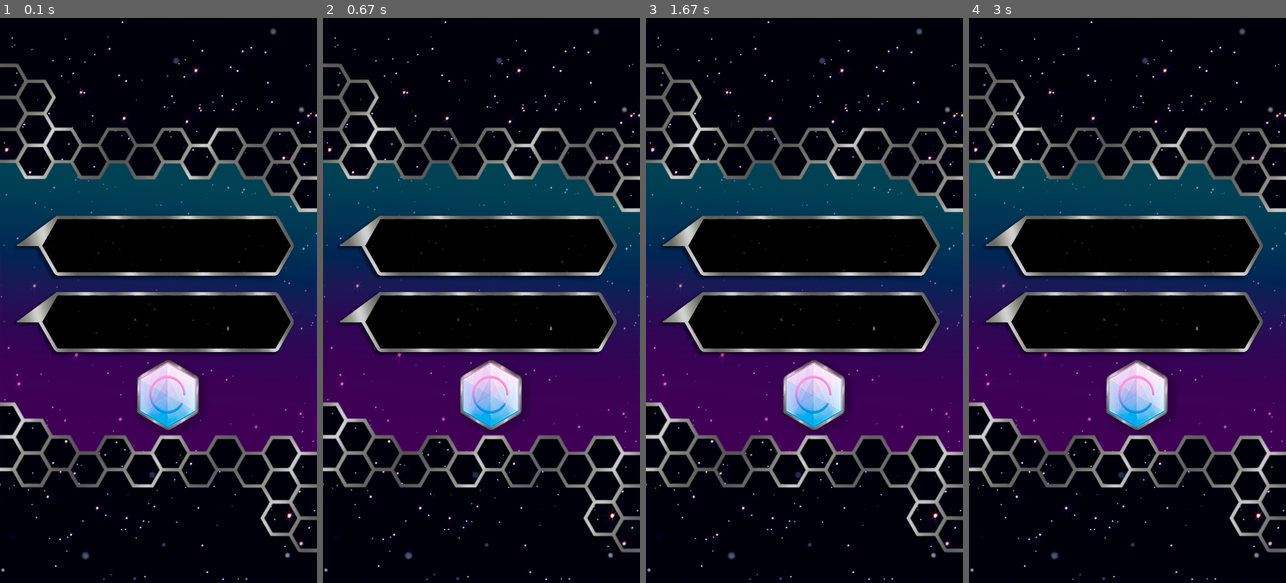
Above: before the commit, frames 1-4 (left to right).
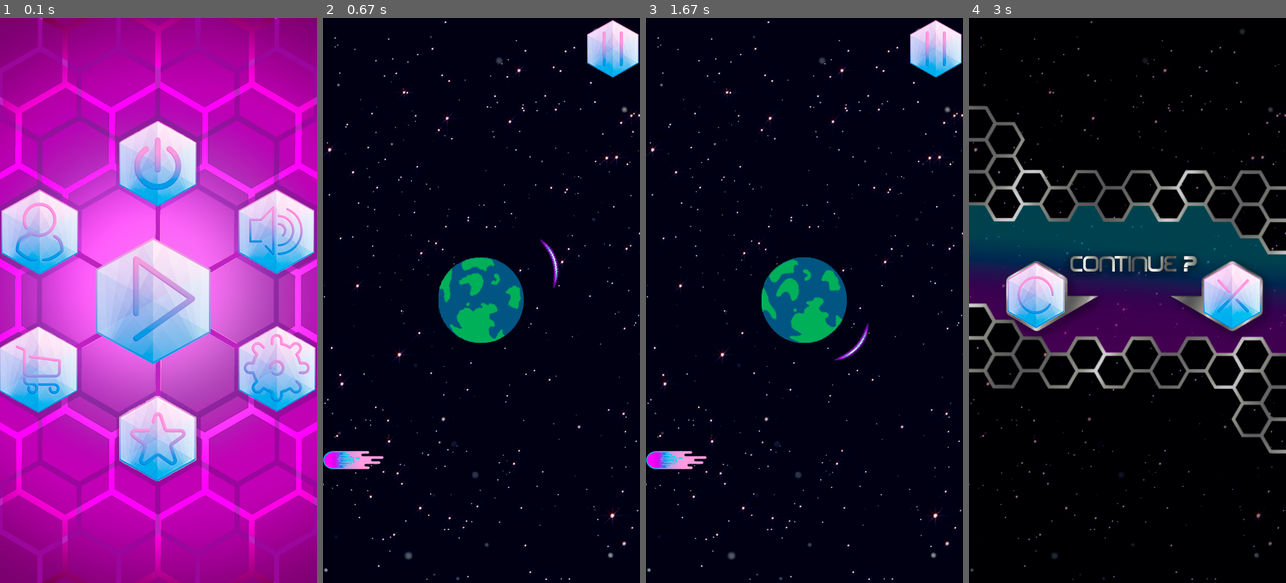
Above: after the commit, the same moments.

Repository: DualStream799/Hexon
Game: pygame game, started from Hexon_MainFile.py
Two runs of this game, one before a commit and one after it. Both use one fixed random seed, a clock stepped at 60 frames per second and the inputs below.
Inputs (mouse positions are in pixels of both pictures, inside the frame that each line leads up to):
- Up to frame 1 (0.1 s): no input
- Up to frame 2 (0.67 s): click (481, 300) at 0.38 s
- Up to frame 3 (1.67 s): hold D 0.67-1.13 s
- Up to frame 4 (3 s): hold A 1.67-2.2 s; tap Space at 2.67 s

The runs differ from the first frame. In frame 1, 100% of the frame differs, in the area x 0-100%, y 0-100%; in frame 2, 42%; in frame 3, 42%; in frame 4, 48%.

Commit message:
Collider bug fix. Collider class already blits image on screen, but Collider initial rotation is not working properly and Collider movimentation is off

Diff:
--- a/Hexon_MainFile.py
+++ b/Hexon_MainFile.py
@@ -90,6 +90,10 @@
 # number_9 = pygame.image.load(r'.\Images\Alphabet\number_9.png')
 
 # Special Characteres:
+# spec_char_period = pygame.image.load(r'.\Images\Alphabet\spec_char_period.png')
+# spec_char_underline = pygame.image.load(r'.\Images\Alphabet\spec_char_underline.png')
+# spec_char_at = pygame.image.load(r'.\Images\Alphabet\spec_char_at.png')
+# spec_char_hifen = pygame.image.load(r'.\Images\Alphabet\spec_char_hifen.png')
 
 
 # Cursor:
@@ -168,7 +172,7 @@
 cursor_purple = pygame.image.load(r'.\Images\Cursor\Barrier.png')
 
 # Colliders:
-fast_comet_original = pygame.image.load(r'.\Images\Colliders\fast_comet_original.png')
+fast_comet_original = pygame.image.load(r'.\Images\Colliders\fast_comet_original_small.png')
 
 
 # PowerUps:
@@ -265,34 +269,66 @@
 class Collider:
 	"""
 	"""
-	def __init__(self, image, orientation):
-		"""Loading all pre-set configurations for the class methods"""
+	def __init__(self, image, orientation, mode):
+		"""Loading all pre-set configurations for the class methods
+
+		Libraries importation required:
+		    - randint ( import random)
+		    - degrees ( import math )
+		    - atan    ( import math )
+		    - sin     ( import math )
+		    - cos     ( import math )
+
+		Parameters:
+			- image       (pygame.Surface)
+			- orientation (string)
+			- mode        (string)
+		"""
+		# Configurating recieved parameters:
+		self.image = image
 		self.orientation = orientation
-
+		self.mode = mode
+		# Orientation classification:
 		if self.orientation == 'h' or self.orientation == 'horizontal':
-			self.pos_x = 100
-#			self.pos_y = random.randint(1, display_width)
-			self.pos_y = 200
+			self.pos_x = 0
+			self.pos_y = random.randint(1, display_width)
 		if self.orientation == 'v' or self.orientation == 'vertical':
 			self.pos_x = random.randint(1, display_height)
 			self.pos_y = 0
 		# Rotation angle (used to rotate the image and make it pointing to the planets center)
 		self.angle = degrees(atan(self.pos_x/self.pos_y))
-		# Image load
-		self.image = image
-		# Image rotation
+
+		# Mode Classification:
+		if self.mode == 'n' or self.mode == 'normal':
+			self.speed = 10
+		if self.mode == 'f' or self.mode == 'fast':
+			self.speed = 15
+
+
+	def display(self):
+		"""Rotate image and show it on screen"""
 		self.rotated_collider = pygame.transform.rotate(self.image, self.angle)
-
-	def display(self):
-		"""Show the rotated image on screen"""
 		screen.blit(self.rotated_collider, (self.pos_x, self.pos_y))
+		print("({}, {})".format(self.pos_x, self.pos_y))
 
 	def update_pos(self):
-		self.pos_x += int(round(0))
-		self.pos_y += int(round(0))
-
-	def collide(self):
+		"""Update Collider position (generating movement)"""
+		delta_x = math.cos(self.angle)*self.speed
+		delta_y = math.sin(self.angle)*self.speed
+		self.pos_x += int(round(delta_x))
+		self.pos_y += int(round(delta_y))
+
+	def collision(self):
 		pass
+
+	def reset_pos(self):
+		if collision == True:
+			if self.orientation == 'h' or self.orientation == 'horizontal':
+				self.pos_x = 0
+				self.pos_y = random.randint(1, display_width)
+			if self.orientation == 'v' or self.orientation == 'vertical':
+				self.pos_x = random.randint(1, display_height)
+				self.pos_y = 0
 
 # Barrier Class (Object User controled):
 class Barrier:
@@ -332,23 +368,71 @@
 
 
 # Buttons:
-but_play_pos = [[int((display_height - 180)/2), int((display_width - 180)/2)],
-				[int((display_height + 165)/2), int((display_width + 180)/2)]]
-but_logoff_pos = [[169/450*int(display_height), 146/800*int(display_width)],
-				  [(169 + 109)/450*int(display_height), (146 + 120)/800*int(display_width)]]
-but_volon_pos = [[(338), (243)], [(338 + 106), (243 + 122)]]
-but_voloff_pos = [[(338), (243)], [(338 + 106), (243 + 122)]]
-but_profile_pos = [[(2)/450*int(display_height), (243)], [(2 + 109), (243 + 120)]]
-but_pause_pos = [[(375)/450*int(display_height), (3)/800*int(display_width)], [(375 + 73), (3 + 81)]]
-but_pause_yes_pos = [[(55)/450*int(display_height), (347)/800*int(display_width)], [(55 + 81), (347 + 92)]]
-but_pause_no_pos = [[(333)/450*int(display_height), (347)/800*int(display_width)], [(333 + 81), (347 + 93)]]
-but_star_pos = [[(169)/450*int(display_height), (535)/800*int(display_width)], [(169  + 110), (535 + 121)]]
-but_config_pos = [[(338)/450*int(display_height), (435)/800*int(display_width)], [(338  + 110), (435 + 121)]]
-but_store_pos = [[(-1)/450*int(display_height), (437)/800*int(display_width)], [(-1  + 110), (437 + 121)]]
-but_login_confirm = [[(198)/450*int(display_height), (488)/800*int(display_width)], [(198 + 81)/450*int(display_height), (488 + 92)]]
+but_play_pos = [[int((display_height - 180)/2),
+				 int((display_width - 180)/2)],
+				[int((display_height + 165)/2),
+				 int((display_width + 180)/2)]]
+
+but_logoff_pos = [[int(( 169 )/450*display_height),
+				   int(( 146 )/800*display_width)],
+				  [int(( 169 + 109 )/450*display_height),
+				   int(( 146 + 120 )/800*display_width)]]
+
+but_volon_pos = [[int(( 338 )/450*display_height),
+				  int(( 243 )/800*display_width)],
+				 [int(( 338 + 106 )/450*display_height),
+				  int(( 243 + 122 )/800*display_width)]]
+
+but_voloff_pos = [[int(( 338 )/450*display_height),
+  				   int(( 243 )/800*display_width)],
+				  [int(( 338 + 106 )/450*display_height),
+				   int(( 243 + 122 )/800*display_width)]]
+
+but_profile_pos = [[int(( 2 )/450*display_height),
+				    int(( 243 )/800*display_width)],
+				   [int(( 2 + 109 )/450*display_height),
+				    int(( 243 + 120 )/800*display_width)]]
+
+but_pause_pos = [[int(( 375 )/450*display_height),
+				  int(( 3 )/800*display_width)],
+				 [int(( 375 + 73 )/450*display_height),
+				  int(( 3 + 81 )/800*display_width)]]
+
+but_pause_yes_pos = [[int(( 55 )/450*display_height),
+					  int(( 347 )/800*display_width)],
+					 [int(( 55 + 81 )/450*display_height),
+					  int(( 347 + 92 )/800*display_width)]]
+
+but_pause_no_pos = [[int(( 333 )/450*display_height),
+					 int(( 347 )/800*display_width)],
+				    [int(( 333 + 81 )/450*display_height),
+				     int(( 347 + 93 )/800*display_width)]]
+
+but_star_pos = [[int(( 169 )/450*display_height),
+				 int(( 535 )/800*display_width)],
+			    [int(( 169  + 110 )/450*display_height),
+			     int(( 535 + 121 )/800*display_width)]]
+
+but_config_pos = [[int(( 338 )/450*display_height),
+				   int(( 435 )/800*display_width)],
+				  [int(( 338  + 110 )/450*display_height),
+				   int(( 435 + 121 )/800*display_width)]]
+
+but_store_pos = [[int((-1)/450*display_height),
+				  int((437)/800*display_width)],
+				 [int((-1  + 110)/450*display_height),
+				  int((437 + 121)/800*display_width)]]
+
+but_login_confirm = [[int((198)/450*display_height),
+					  int((488)/800*display_width)],
+					 [int((198 + 81)/450*display_height),
+					  int((488 + 92)/800*display_width)]]
 
 # Planets:
-planet_pos = [[int((display_height - 121)/2), int((display_width - 121)/2)], [int((display_height + 121)/2), int((display_width + 121)/2)]]
+planet_pos = [[int((display_height - 121)/2),
+			   int((display_width - 121)/2)],
+			  [int((display_height + 121)/2),
+			   int((display_width + 121)/2)]]
 
 # Barrier X axis:
 cursor_x_pos = orbital_trajectory(117)[:, 0] + int((display_height - 121)/2)
@@ -851,7 +935,7 @@
 	index_barrier_pos = 0
 	barrier_runner = True
 	# Colliders pre-settings:
-	coll00 = Collider(fast_comet_original, 'h')
+	coll00 = Collider(fast_comet_original, 'h', 'n')
 #	coll01 = Collider(fast_comet_original, 'h')
 #	coll02 = Collider(fast_comet_original, 'h')
 #	coll03 = Collider(fast_comet_original, 'h')
@@ -872,6 +956,7 @@
 		screen.blit(planet_original, (planet_pos[0][0], planet_pos[0][1]))
 		screen.blit(rotating_planet, (planet_pos[0][0], planet_pos[0][1]))
 		screen.blit(rotating_barrier, (cursor_x_pos[index_barrier_pos], cursor_y_pos[index_barrier_pos]))
+		coll00.display()
 		# Screen Commands:
 		for event in pygame.event.get():
 			# Quit Command (Calls 'GameEnd' function):
@@ -951,7 +1036,7 @@
 # --------------------------------- EXECUTION ------------------------------------------------ #
 
 
-LoginPage()
+HomePage()
 
 # ----------------------------------- IDEAS ------------------------------------------------- #
 
Binary file added: Images/Colliders/fast_comet_original_small.png
